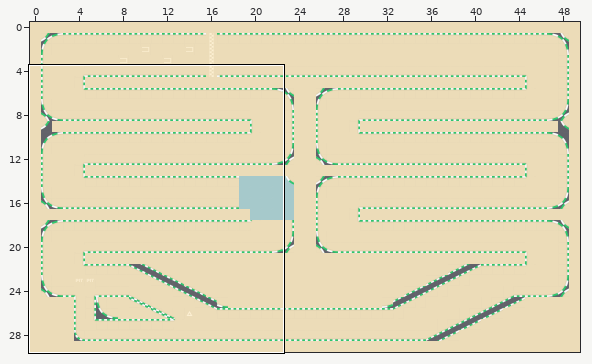
Tiled map, stored at tmx_files/track2.tmx. Above, an overview of the earlier version with the close-up marked.
Close-up. Old version:
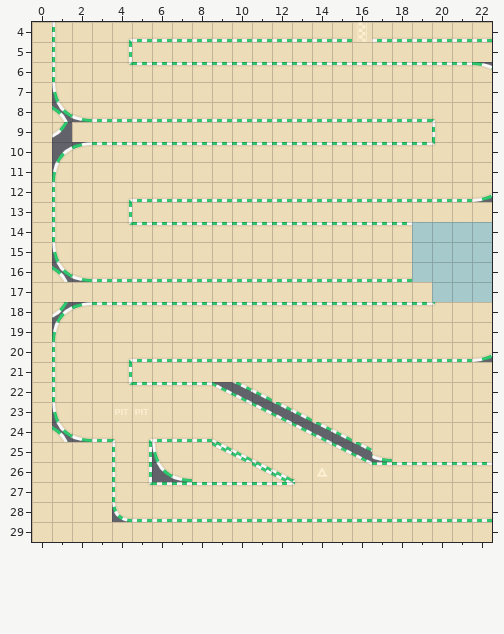
Cells are 64x64 px. Shown: x 0..22, y 4..29. The commit also changed other parts of the map, which this record leaves out. Not drawn, because the pictures are missing: unchanged layer "objects".
Now the later version:
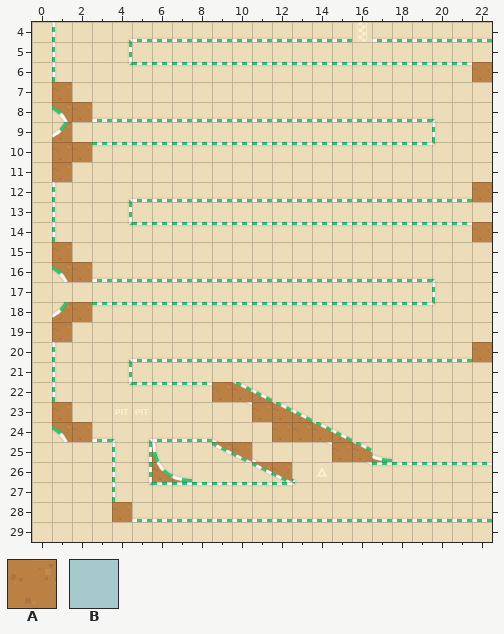
Key: from "racing_track": A 162, B 184.
_ is an empty cell.
Tiles of an added or newly shown layer are drawn over the layers below it.
Difference:
{"where": "layer \"fon\" (added)"}
{"y":6,"x":22,"old":"_","new":"A"}
{"y":7,"x":1,"old":"_","new":"A"}
{"y":8,"x":1,"old":"__","new":"AA"}
{"y":9,"x":1,"old":"_","new":"A"}
{"y":10,"x":1,"old":"__","new":"AA"}
{"y":11,"x":1,"old":"_","new":"A"}
{"y":12,"x":22,"old":"_","new":"A"}
{"y":14,"x":22,"old":"_","new":"A"}
{"y":15,"x":1,"old":"_","new":"A"}
{"y":16,"x":1,"old":"__","new":"AA"}
{"y":18,"x":1,"old":"__","new":"AA"}
{"y":19,"x":1,"old":"_","new":"A"}
{"y":20,"x":22,"old":"_","new":"A"}
{"y":22,"x":9,"old":"___","new":"AAA"}
{"y":23,"x":1,"old":"_","new":"A"}
{"y":23,"x":11,"old":"___","new":"AAA"}
{"y":24,"x":1,"old":"__","new":"AA"}
{"y":24,"x":12,"old":"____","new":"AAAA"}
{"y":25,"x":6,"old":"_","new":"A"}
{"y":25,"x":9,"old":"__","new":"AA"}
{"y":25,"x":15,"old":"___","new":"AAA"}
{"y":26,"x":6,"old":"__","new":"AA"}
{"y":26,"x":11,"old":"__","new":"AA"}
{"y":28,"x":4,"old":"_","new":"A"}
{"where": "layer \"checkpoints\""}
{"y":14,"x":19,"old":"BBBB","new":"____"}
{"y":15,"x":19,"old":"BBBB","new":"____"}
{"y":16,"x":19,"old":"BBBB","new":"____"}
{"y":17,"x":20,"old":"BBB","new":"___"}
